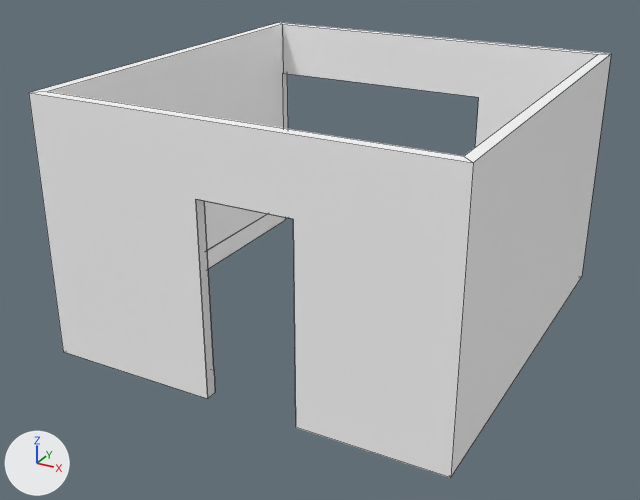
A saved change to the FBX model Projektarbeit/Assets/FBX/Rooms/RoomsV2/BathRoom_UV2Set.fbx.
Camera for both pictures: a 50 mm lens placed at (5.8, 2.9, 5.84), pointed at (0.33, 12.85, 0.86). The lights are fixed; the arrows at lower left show +X, +Y and +Z. Mesh edges are drawn as thin lines on the coarser meshes. Where no turn or scale is listed for an object, it has been applied to the vertices.

The first picture shows 'DoorBoolCutout', 'Sweep'.
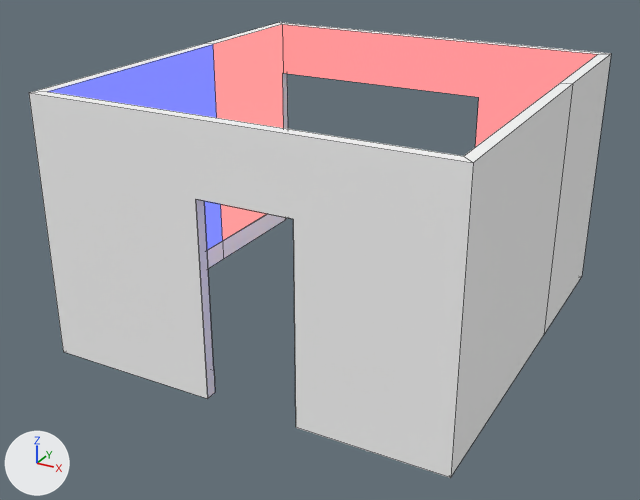
Where the change shows, as pixel boxes [x1, y1, x2, y2] in the pictures (640 x 500 px):
part 1 of me_mesh, built on: [30, 22, 611, 477] in both
part 2 of me_mesh, recoloured (white to pink): [282, 24, 598, 147] in both

The edits, one by one:
Material 'Mat.3' (mat_mat_3) is new.
Its base color is (0.0, 0.0, 0.0) (black #000000).
Its emission color is (1.0, 0.29, 0.29) (pink #ff9393).
Its emission strength is 1.0.
Material 'Mat.2' (mat_mat_2) is new.
Its base color is (0.0, 0.0, 0.0) (black #000000).
Its emission color is (0.17, 0.211, 1.0) (blue #737fff).
Its emission strength is 1.0.
me_mesh is used by ob_sweep; location (0.0, 0.0, 0.0).
me_mesh had 55 vertices, 33 faces and spanned x -2.28..3.28, y 10.39..16.15, z -0.25..3.3.
me_mesh now has 69 vertices, 47 faces and spans x -2.28..3.28, y 10.39..16.15, z -0.25..3.3.
Part 1, on me_mesh:
14 faces are deleted.
8 vertices are added at x -2.28..3.28, y 13.98, z -0.25..3.3.
6 new vertices lie (0.0, 3.43, 0.0) away from vertices in x -2.12..3.13, y 10.55, z -0.25..0.08.
2 new faces join them, mat_mat_3 (black #000000).
24 new faces join them, mat_2 (white #ffffff).
2 new faces join them, mat_mat_2 (black #000000).
me_mesh part 2: 1 face spanning x -2.13..3.13, y 16.0, z 0.08..3.3 switches from mat_2 (white #ffffff) to mat_mat_3 (black #000000).
me_mesh now uses material mat_mat_2 (black #000000).
me_mesh now uses material mat_mat_3 (black #000000).
